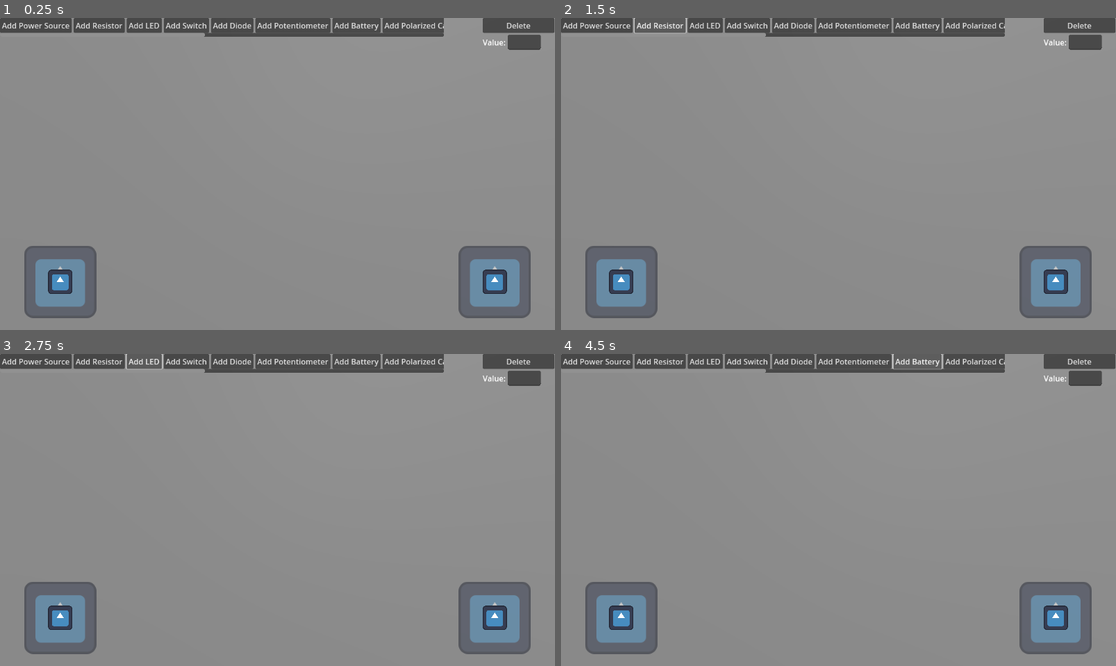
Above: before the commit, frames 1-4 (two rows, left to right).
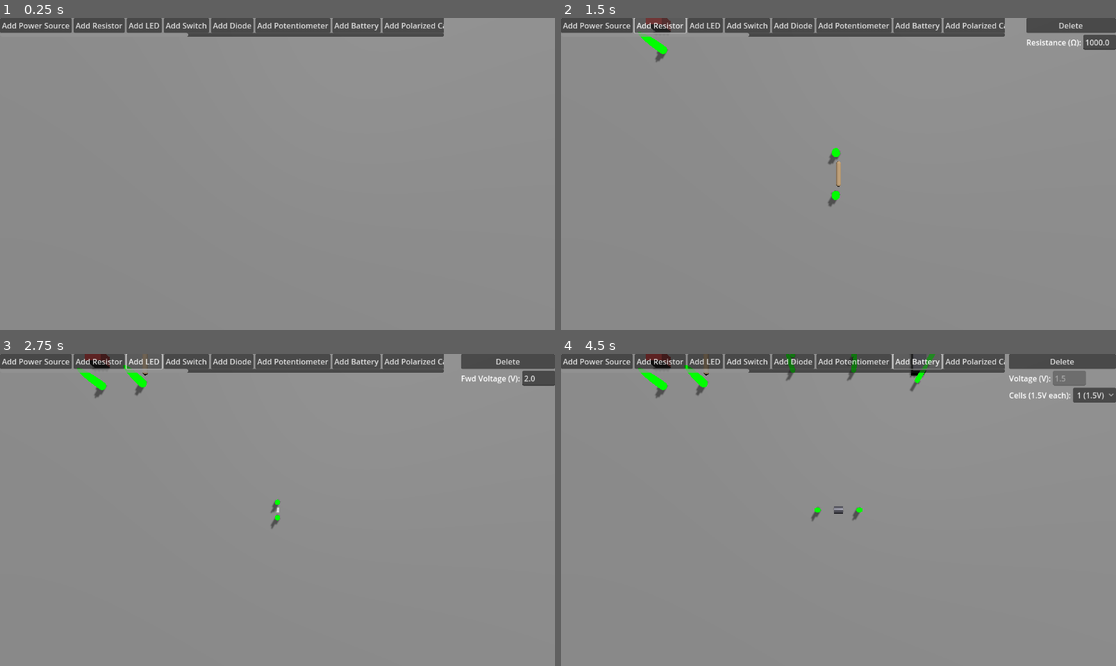
Above: after the commit, the same moments.

Repository: supastishn/mcu-sim
Game: Godot game, scene res://CircuitEditor3D.tscn
The game is run twice, just before and just after one commit, with the same random seed, the same clock (stepped at 60 frames per second) and the same inputs. The engine's default icon, where the game draws it, is replaced by a stand-in: a white triangle on a blue panel in a dark square.
Inputs:
- Up to frame 1 (0.25 s): no input
- Up to frame 2 (1.5 s): click "Add Power Source" at 0.5 s; click "Add Resistor" at 1.25 s
- Up to frame 3 (2.75 s): click "Add LED" at 2 s
- Up to frame 4 (4.5 s): click "Add Diode" at 2.75 s; click "Add Potentiometer" at 3.5 s; click "Add Battery" at 4.25 s

The runs differ from the first frame. In frame 1, 6.9% of the frame differs, in the area x 4-100%, y 0-97%; in frame 2, 7.1%; in frame 3, 7.2%; in frame 4, 8.2%.
Error before the commit: Parse Error: Identifier "add_nchannelmosfet_button" not declared in the current scope. (res://CircuitEditor3D.gd:165)

Commit message:
feat: Add N-channel MOSFET button

Diff:
--- a/CircuitEditor3D.gd
+++ b/CircuitEditor3D.gd
@@ -59,6 +59,7 @@
 @onready var add_npn_bjt_button: Button = $UI/ComponentBar/ButtonList/AddNPNBJTButton # Add NPN BJT Button
 @onready var add_pnp_bjt_button: Button = $UI/ComponentBar/ButtonList/AddPNPBJTButton # Add PNP BJT Button
 @onready var add_zener_diode_button: Button = $UI/ComponentBar/ButtonList/AddZenerDiodeButton # Add Zener Diode button
+@onready var add_nchannelmosfet_button: Button = $UI/ComponentBar/ButtonList/AddNChannelMOSFETButton
 @onready var add_relay_button: Button = $UI/ComponentBar/ButtonList/AddRelayButton # Add Relay Button
 @onready var simulate_button: Button = $UI/ComponentBar/ButtonList/SimulateButton
 @onready var selection_bar: VBoxContainer = $UI/SelectionBar
